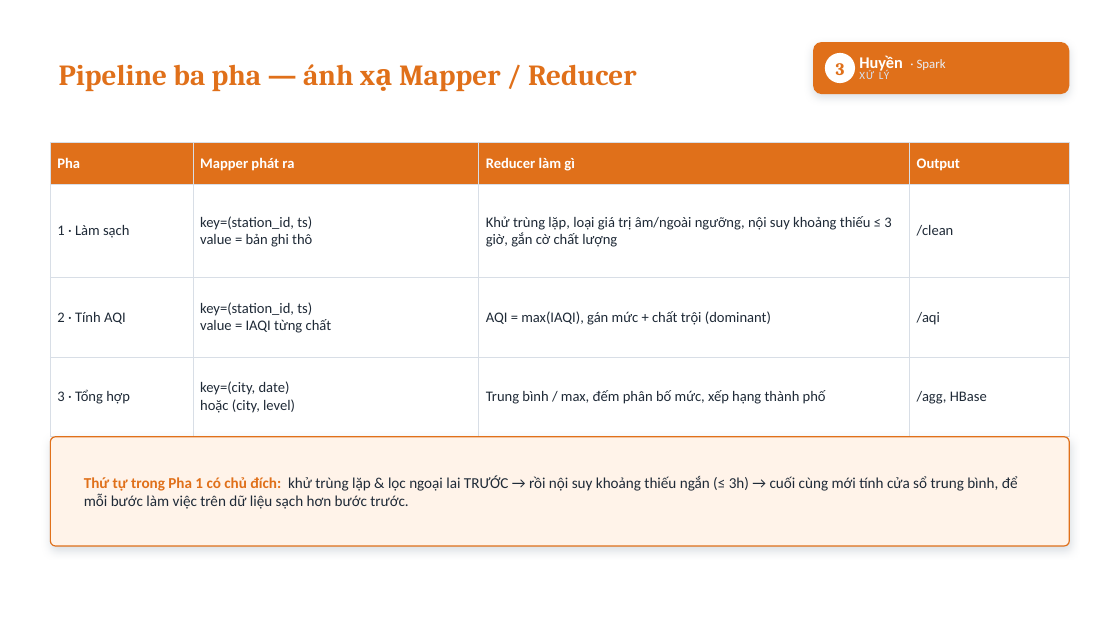
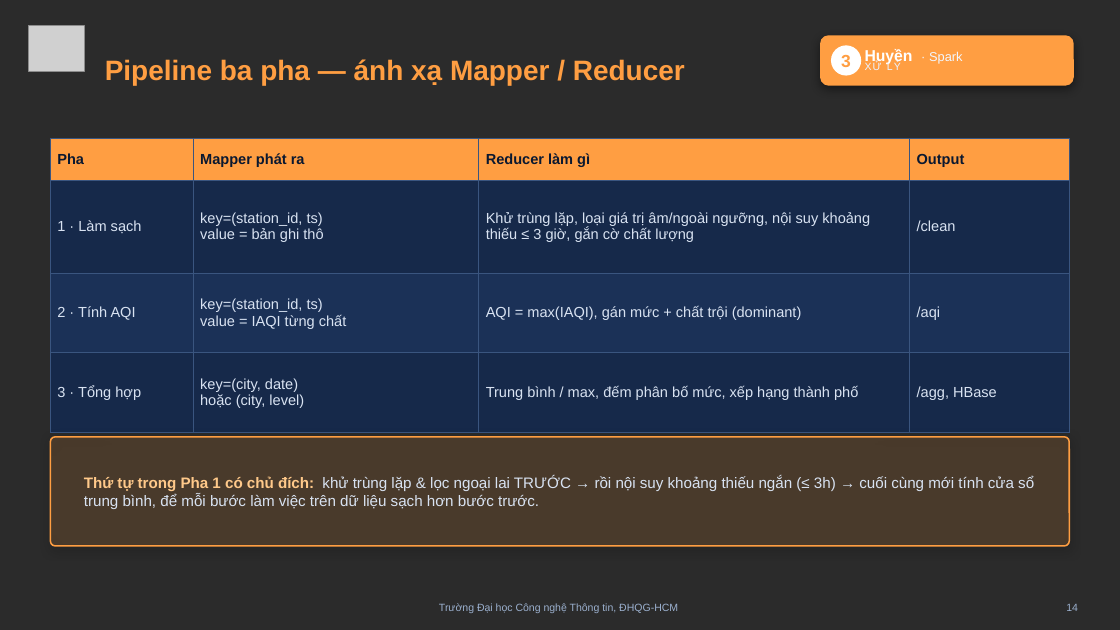
Before and after one commit to khuyn110400/big-data-aqi, a slide deck: slide 14 of docs/slides/Slide_ThuyetTrinh_AQI.pptx (slide 13 before the commit). Drawn at 1120x630 pixels with LibreOffice and Linux fonts; fonts in the diff are those of the drawing; grey boxes stand for pictures; background and template pictures are left out; a plain dark background stands for a picture behind light text. Boxes give left, top, right and bottom in pixels: in the first picture for what was removed or moved away, otherwise in the second. Text is boxed around its words. In the diff, an @@ line names an element or a change of style, - is before the commit and + after.

```diff
--- a/docs/slides/Slide_ThuyetTrinh_AQI.pptx
+++ b/docs/slides/Slide_ThuyetTrinh_AQI.pptx
@@ background #FFFFFF to picture (left out) @@
@@ picture added at box(29, 25, 84, 71) @@
@@ text "Pipeline ba pha — ánh ...": place and size @@
-text "Pipeline ba pha — ánh ..." at box(59, 64, 636, 91)
+text "Pipeline ba pha — ánh ..." at box(105, 59, 685, 85)
@@ text "Pipeline ba pha — ánh ..." at box(105, 59, 685, 85): size 25 to 24 pt, font Cambria to Arial, text colour #E0701A to #FF9E42 @@
@@ rounded rectangle: place and size @@
-rounded rectangle at box(813, 42, 1070, 94)
+rounded rectangle at box(820, 35, 1074, 86)
@@ rounded rectangle at box(820, 35, 1074, 86): fill #E0701A to #FF9E42; shadow changed; proportions changed @@
@@ 2 texts, 1 ellipse: place and size @@
-2 texts, 1 ellipse at box(825, 53, 889, 83)
+2 texts, 1 ellipse at box(831, 45, 901, 76)
@@ text "3" at box(841, 55, 851, 67): font Cambria to Arial, text colour #E0701A to #FF9E42 @@
@@ text "Huyền · Spark" at box(865, 49, 913, 65): size 14 to 13.5 pt in "Huyền"; font Calibri to Arial; text colour #E8EEF6 to #F2F7FF in "· Spark" @@
@@ text "XỬ LÝ" at box(865, 62, 901, 70): size 9.5 to 9 pt, font Calibri to Arial, text colour #D6E2F2 to #EAF2FF @@
@@ table at box(50, 139, 1070, 412) @@
@@ fill #E0701A to #FF9E42 in row 1 @@
@@ fill #FFFFFF to #16294A in 8 cells @@
@@ fill #FFFFFF to #1B3157 in row 3 @@
@@ font Calibri to Arial, text colour #1F2A37 to #D8E2F1 @@
@@ text colour #FFFFFF to #0A1830 in "Pha", "Mapper phát ra", "Reducer làm gì", "Output" @@
@@ borders changed @@
@@ table: place and size @@
-table at box(50, 143, 1070, 417)
+table at box(50, 139, 1070, 412)
@@ rounded rectangle at box(50, 437, 1070, 546): fill #FFF3E9 to #FF9E42 at 16% opacity; outline #D8DEE6 1 pt to #FF9E42 1.3 pt; shadow changed @@
@@ rounded rectangle removed at box(50, 437, 1070, 546) @@
@@ text "Thứ tự trong Pha 1 ..." at box(84, 476, 1034, 509): font Calibri to Arial; text colour #E0701A to #FFC98A in "Thứ tự trong Pha 1 có chủ ..."; text colour #1F2A37 to #D8E2F1 in "khử trùng lặp & lọc ngoại lai ..." @@
@@ text added at box(439, 603, 678, 613), 9 pt, text #9BB0CE @@
+Trường Đại học Công nghệ Thông tin, ĐHQG-HCM
@@ text added at box(1066, 604, 1078, 611), 9 pt, text #9BB0CE @@
+14
```
Also in this commit, not shown: 25 other slides changed, 2 slides added.
